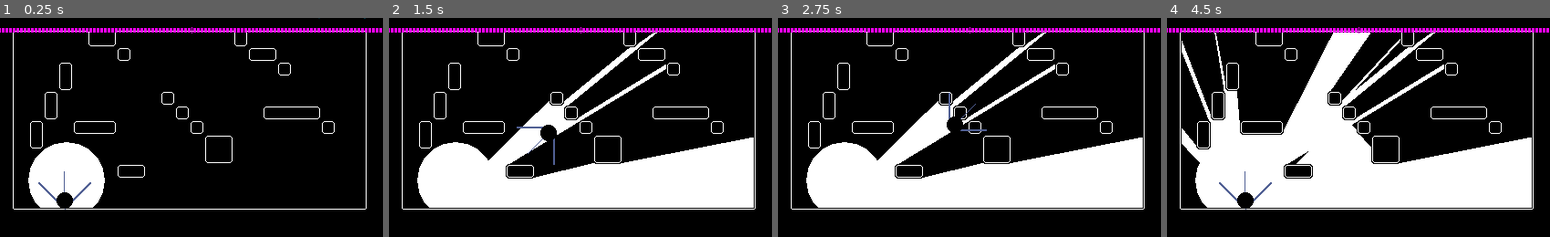
Above: before the commit, frames 1-4 (left to right).
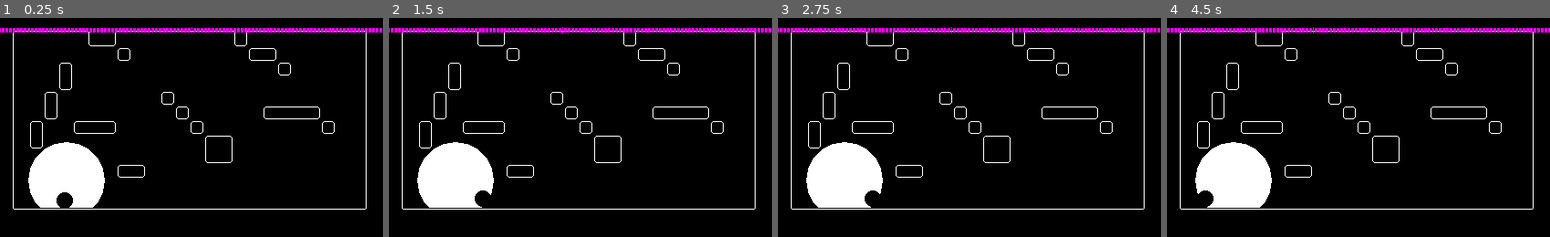
Above: after the commit, the same moments.

Repository: KingOfSpadesJFK/bhleg
Game: Godot game, scene res://levels/test_level.tscn
Two runs of this game, one before a commit and one after it. Both use one fixed random seed, a clock stepped at 60 frames per second and the inputs below.
Inputs (mouse positions are in pixels of both pictures, inside the frame that each line leads up to):
- Up to frame 1 (0.25 s): no input
- Up to frame 2 (1.5 s): tap Enter at 0.5 s; move the mouse to (664, 116) at 0.52 s; press the mouse at (664, 116) at 0.53 s; hold D (player_right) 0.53-1.25 s; tap Space (player_jump) at 0.77 s; release the mouse at (664, 116) at 1.25 s; drag from (503, 138) to (561, 171) at 1.27 s
- Up to frame 3 (2.75 s): tap Space (player_jump) at 2 s; move the mouse to (1007, 79) at 2.02 s; press the mouse at (1007, 79) at 2.03 s; hold D (player_right) from 2.03 s (still down)
- Up to frame 4 (4.5 s): release D (player_right) at 2.75 s; release the mouse at (1396, 79) at 2.75 s; drag from (1339, 171) to (1243, 94) at 2.77 s; move the mouse to (1473, 160) at 3.52 s; press the mouse at (1473, 160) at 3.53 s; hold A (player_left) 3.53-4.25 s; tap Space (player_jump) at 3.77 s; release the mouse at (1473, 160) at 4.25 s; drag from (1243, 94) to (1243, 199) at 4.27 s

The runs differ from the first frame. In frame 1, 0.1% of the frame differs, in the area x 10-96%, y 0-88%; in frame 2, 19%; in frame 3, 19%; in frame 4, 29%, in the area x 0-100%, y 4-88%.

Commit message:
cyan lasers work

Diff:
--- a/levels/s1.tscn
+++ b/levels/s1.tscn
@@ -29,6 +29,7 @@
 cyan_cells = 3
 
 [node name="StaticBody2D" type="StaticBody2D" parent="." groups=["ShadowBoxes"]]
+z_index = -1
 collision_layer = 4
 collision_mask = 2
 script = ExtResource("2_5dcd2")
--- a/levels/test_level.tscn
+++ b/levels/test_level.tscn
@@ -14,6 +14,7 @@
 metadata/_edit_vertical_guides_ = [-204.0]
 
 [node name="ColorRect" type="ColorRect" parent="."]
+z_index = -2
 offset_right = 576.0
 offset_bottom = 308.0
 size_flags_horizontal = 3
@@ -32,6 +33,7 @@
 cyan_cells = 1000
 
 [node name="StaticBody2D" type="StaticBody2D" parent="." groups=["ShadowBoxes"]]
+z_index = -1
 collision_layer = 4
 collision_mask = 0
 script = ExtResource("3_465bv")
--- a/scenes/objects/laser_beam.gd
+++ b/scenes/objects/laser_beam.gd
@@ -1,7 +1,18 @@
 extends Node2D
 
-var speed: float = 3000.0
+var speed: float = 1500.0
 
 
 func _physics_process(delta):
 	position += Vector2(cos(rotation), sin(rotation)) * speed * delta
+
+
+func _on_hurtbox_destroyed():
+	$Line2D.queue_free()
+	$CPUParticles2D.emitting = false
+	await $CPUParticles2D.finished
+	queue_free()
+
+
+func _on_lifetime_timeout():
+	_on_hurtbox_destroyed()
--- a/scenes/objects/laser_beam.tscn
+++ b/scenes/objects/laser_beam.tscn
@@ -5,18 +5,20 @@
 
 [sub_resource type="SegmentShape2D" id="SegmentShape2D_yy3s3"]
 a = Vector2(3.76463e-05, 6)
-b = Vector2(0.00015686, 25)
+b = Vector2(0.000501951, 80)
 
 [sub_resource type="Gradient" id="Gradient_eru4r"]
-colors = PackedColorArray(1, 1, 1, 1, 1, 1, 1, 0)
+offsets = PackedFloat32Array(0, 0.315615, 0.664452, 1)
+colors = PackedColorArray(1, 1, 1, 1, 1, 1, 1, 0.870432, 1, 1, 1, 0.701416, 1, 1, 1, 0)
 
 [node name="LaserBeam" type="Node2D"]
 script = ExtResource("1_5ek2q")
 
 [node name="Hurtbox" type="Area2D" parent="."]
 collision_layer = 8
-collision_mask = 10
+collision_mask = 11
 script = ExtResource("1_cmlnt")
+destroy_on_body = true
 
 [node name="CollisionShape2D" type="CollisionShape2D" parent="Hurtbox"]
 rotation = -1.57079
@@ -24,14 +26,22 @@
 
 [node name="Line2D" type="Line2D" parent="."]
 rotation = -0.0188092
-points = PackedVector2Array(23.9958, 0.451395, 0, 0)
+points = PackedVector2Array(79.9858, 1.50465, 0, 0)
 width = 2.0
 default_color = Color(0, 0.788235, 1, 1)
 
 [node name="CPUParticles2D" type="CPUParticles2D" parent="."]
-lifetime = 0.15
+lifetime = 0.1
 gravity = Vector2(0, 0)
 scale_amount_min = 2.0
 scale_amount_max = 2.0
 color = Color(0, 0.788235, 1, 1)
 color_ramp = SubResource("Gradient_eru4r")
+
+[node name="Lifetime" type="Timer" parent="."]
+wait_time = 2.0
+one_shot = true
+autostart = true
+
+[connection signal="destroyed" from="Hurtbox" to="." method="_on_hurtbox_destroyed"]
+[connection signal="timeout" from="Lifetime" to="." method="_on_lifetime_timeout"]
--- a/scenes/player.tscn
+++ b/scenes/player.tscn
@@ -26,17 +26,20 @@
 position = Vector2(-9, 0)
 
 [node name="Line2D" type="Line2D" parent="FlashAnchor/FlashHead"]
+visible = false
 rotation = 0.785398
 points = PackedVector2Array(0, 0, 41, 0)
 width = 1.5
 default_color = Color(0.315749, 0.378573, 0.580516, 1)
 
 [node name="Line2D2" type="Line2D" parent="FlashAnchor/FlashHead"]
+visible = false
 points = PackedVector2Array(0, 0, 41, 0)
 width = 1.0
 default_color = Color(0.315749, 0.378573, 0.580516, 1)
 
 [node name="Line2D3" type="Line2D" parent="FlashAnchor/FlashHead"]
+visible = false
 rotation = -0.785398
 points = PackedVector2Array(0, 0, 41, 0)
 width = 1.5
--- a/scripts/hurtbox.gd
+++ b/scripts/hurtbox.gd
@@ -2,9 +2,23 @@
 class_name Hurtbox
 
 signal hurt
+signal destroyed
+
+@export var destroy_on_body: bool = false
+@export var destroy_on_hit: bool = false
 
 func _physics_process(_delta):
 	for area: Area2D in get_overlapping_areas():
 		if area is HitBox:
 			hurt.emit()
 			area.damage()
+			if destroy_on_hit:
+				_destroy()
+
+	if destroy_on_body && has_overlapping_bodies():
+		_destroy()
+
+
+func _destroy():
+	destroyed.emit()
+	queue_free()
--- a/scripts/player.gd
+++ b/scripts/player.gd
@@ -1,6 +1,7 @@
 extends CharacterBody2D
 class_name Player
 
+var _laser_beam: PackedScene = preload("res://scenes/objects/laser_beam.tscn")
 
 const SPEED = 150.0
 const JUMP_VELOCITY = -350.0
@@ -17,7 +18,7 @@
 @export var red_cells: int = 10
 @export var cyan_cells: int = 10
 
-var flash_type: FlashType = FlashType.WHITE
+var flash_type: FlashType = FlashType.CYAN
 
 @onready var _flash_point: Node2D = $FlashAnchor/FlashHead
 var _mouse_position: Vector2 = Vector2.ZERO
@@ -43,10 +44,6 @@
 
 
 func _process(_delta):
-	if flash_type == FlashType.RED:
-		if _beam_charge > 3.0 && _beam_charge <= red_cells:
-			_beam_charge += _delta
-
 	_flash_angle = _calculate_flash_direction(_mouse_position)
 	pass
 
@@ -75,7 +72,7 @@
 
 	# Do flash routine
 	#  MUST BE DONE IN _physics_step()!!!
-	if !(_do_flash == FlashType.NONE || _do_flash == FlashType.RED):
+	if !(_do_flash == FlashType.NONE || _do_flash == FlashType.CYAN):
 		_flash_light()
 
 
@@ -155,7 +152,7 @@
 
 
 func _has_enough_for_white() -> bool: return red_cells >= 1 && cyan_cells >= 1
-func _has_enough_for_red() -> bool: return red_cells >= 1
+func _has_enough_for_red() -> bool: return red_cells >= 5
 func _has_enough_for_cyan() -> bool: return cyan_cells >= 5
 
 
@@ -165,7 +162,7 @@
 func _input(event):
 	# Since there's probs only gonna be one place we'll need this, put it here
 	#  A check to see if we should do the flash or not
-	var _flash_check: Callable = func() -> bool:
+	var _flash_check: Callable = func() -> FlashType:
 		if event.is_action_pressed("player_flash"):
 			match flash_type:
 				FlashType.WHITE:
@@ -176,11 +173,18 @@
 						return FlashType.WHITE
 				FlashType.RED:
 					if _has_enough_for_red():
-						return FlashType.RED	# Do something else for red
+						red_cells -= 5
+						flash.emit(5, 0)
+						return FlashType.RED
 				FlashType.CYAN:
-					if _has_enough_for_cyan():
+					if _has_enough_for_cyan():	# Shoot a laser for cyan
 						cyan_cells -= 5
-						return FlashType.CYAN
+						flash.emit(5, 0)
+						var b = _laser_beam.instantiate()
+						b.position = $FlashAnchor/BeamPoint.global_position
+						b.rotation = deg_to_rad(_flash_angle)
+						add_sibling(b)
+						return FlashType.NONE
 				_:
 					return FlashType.NONE
 
@@ -189,18 +193,11 @@
 	if event is InputEventMouseButton:
 		_mouse_position = event.position
 		if  is_on_floor() && $CooldownTimer.is_stopped():
-			# Do the red thing instead
-			if event.is_action_released("player_flash") && _do_flash == FlashType.RED:
-				if red_cells >= roundi(_beam_charge):
-					red_cells -= roundi(_beam_charge)
-				_do_flash = FlashType.NONE
+			# Activate... the flash!
+			_do_flash = _flash_check.call()
+			if _do_flash:
+				_flash_angle = _calculate_flash_direction(_mouse_position)
 				$CooldownTimer.start()
-			else:
-				# Activate... the flash!
-				_do_flash = _flash_check.call()
-				if _do_flash:
-					_flash_angle = _calculate_flash_direction(_mouse_position)
-					$CooldownTimer.start()
 
 	if event is InputEventMouse:
 		_mouse_position = event.position
